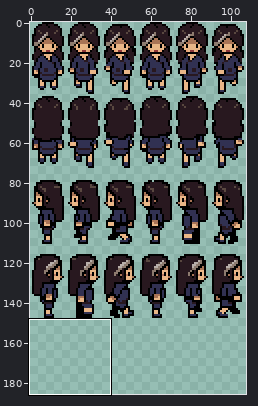
Sprite sheet -- assets/sprites/characters/animation spritesheets/sheet_suwan_past.png. Above: a wide view before the commit, with the close-up outlined.
Close-up. Before the edit:
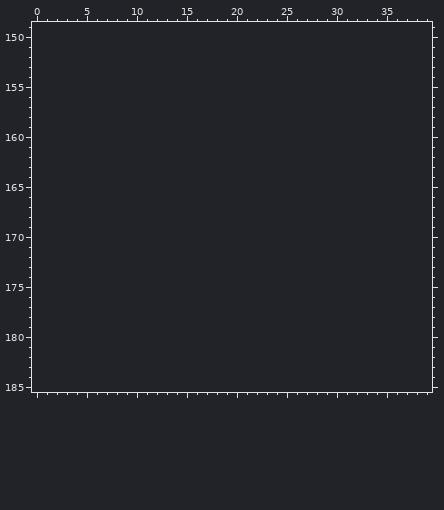
The file is 108x148 pixels. Colours within 5 levels of each other are drawn and written as one. Shown: x 0..39, y 149..185. The old version is drawn lined up with the new one, on the new canvas.
Once edited:
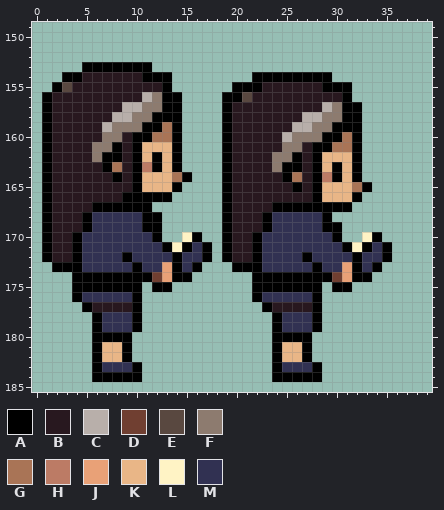
Palette (. is transparent): A #000000  B #28181f  C #b8afaa  D #703f31  E #594840  F #8d7b6f  G #a97456  H #bc7b65  J #e9a177  K #e9b687  L #fff3c5  M #313152
Message: suwan vibrating and usingphone
Change:
canvas 108x148 -> 108x186
Changed rows in their new state; - is an unchanged pixel.
first column x 1:
153 ----AAAAAAA------------------------
154 --AABBBBBBAAA--------AAAAAAAA------
155 -AEBBBBBBBBBA------AAABBBBBBAAA----
156 ABBBBBBBBBCFAA----AAEBBBBBBBBBA----
157 ABBBBBBBCCFFAA----ABBBBBBBBBCFAA---
158 ABBBBBBCCFFAAA----ABBBBBBBCCFFAA---
159 ABBBBBCFFFAAGA----ABBBBBBCCFFAAA---
160 ABBBBBFFBAAGGA----ABBBBBCFFFAAGA---
161 ABBBBFFABAKKKA----ABBBBBFFBAAGGA---
162 ABBBBFAABAKAKA----ABBBBFFABAKKKA---
163 ABBBBBAGBAHAKA----ABBBBFAABAKAKA---
164 ABBBBBBABAKKKGA---ABBBBBAGBAHAKA---
165 ABBBBBBBBAKKKA----ABBBBBBABAKKKGA--
166 ABBBBBBBAAAAA-----ABBBBBBBBAKKKA---
167 ABBBBAAAAAA-------ABBBBAAAAAAAA----
168 ABBBAMMMMMAA------ABBBAMMMMMA------
169 ABBBAMMMMMAA------ABBBAMMMMMAA-----
170 ABBAMMMMMMMA--LA--ABBAMMMMMMMA--LA-
171 ABBAMMMMMMMMALAMA-ABBAMMMMMMMMALAMA
172 ABBAMMMMAMMMMAMMA-ABBAMMMMAMMMMAMMA
173 -AAAMMMMMAMMJAMA---AAAMMMMMAMMJAMA-
174 ---AAAAAAAADJAA------AAAAAAAADJAA--
175 ---AAAAAAA-AA--------AAAAAAA-AA----
176 ---AMMMMMA-----------AMMMMMA-------
177 ----ABBBBA------------ABBBBA-------
178 -----AMMMA-------------AMMMA-------
179 -----AMMMA-------------AMMMA-------
180 -----AAAA--------------AAAA--------
181 -----AKKA--------------AKKA--------
182 -----AKKA--------------AKKA--------
183 -----AMMMA-------------AMMMA-------
184 -----AAAAA-------------AAAAA-------
Pixel boxes of the changes (left, top, right, bottom) in both close-ups:
added: (42, 62, 392, 382)
